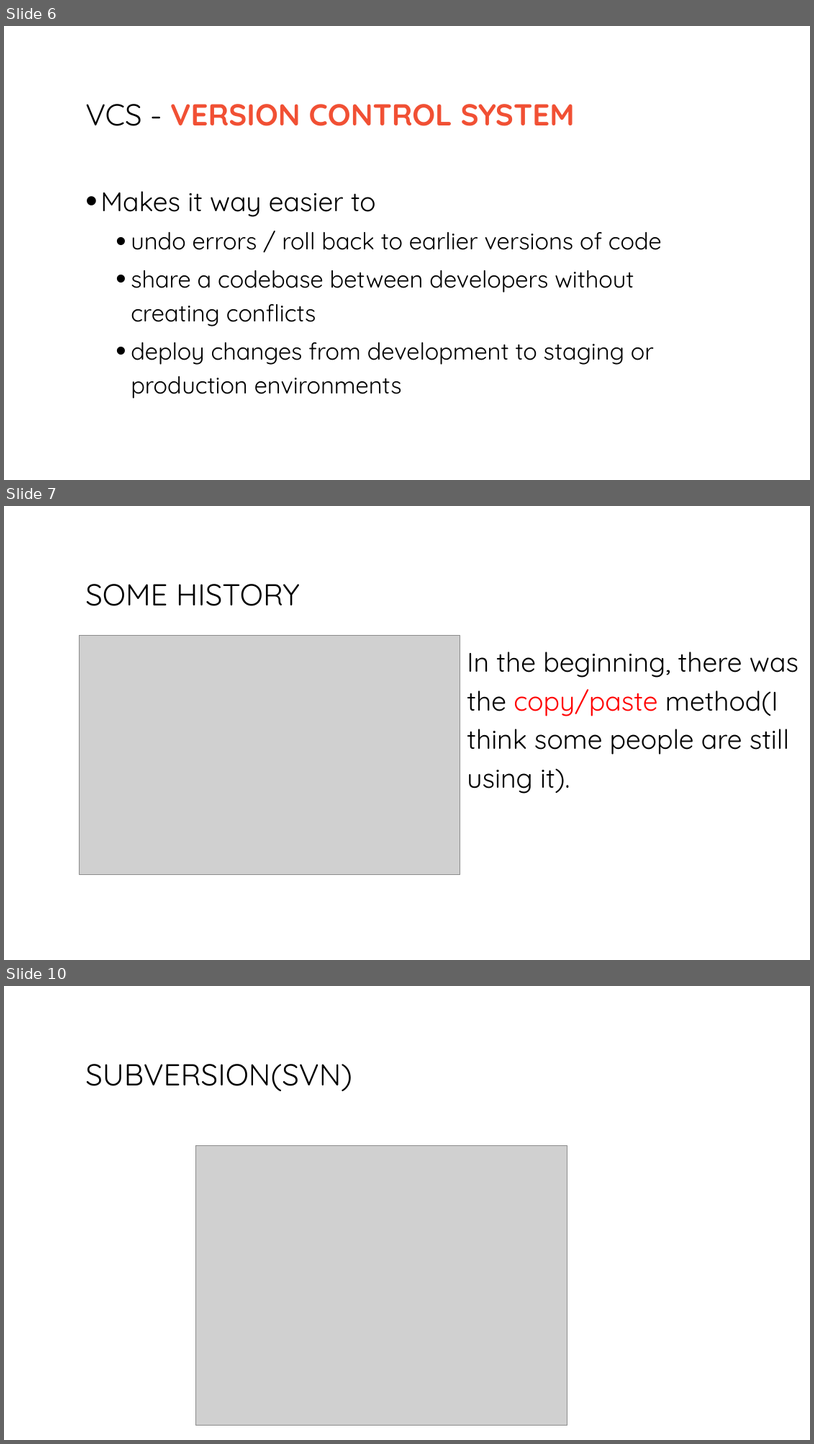
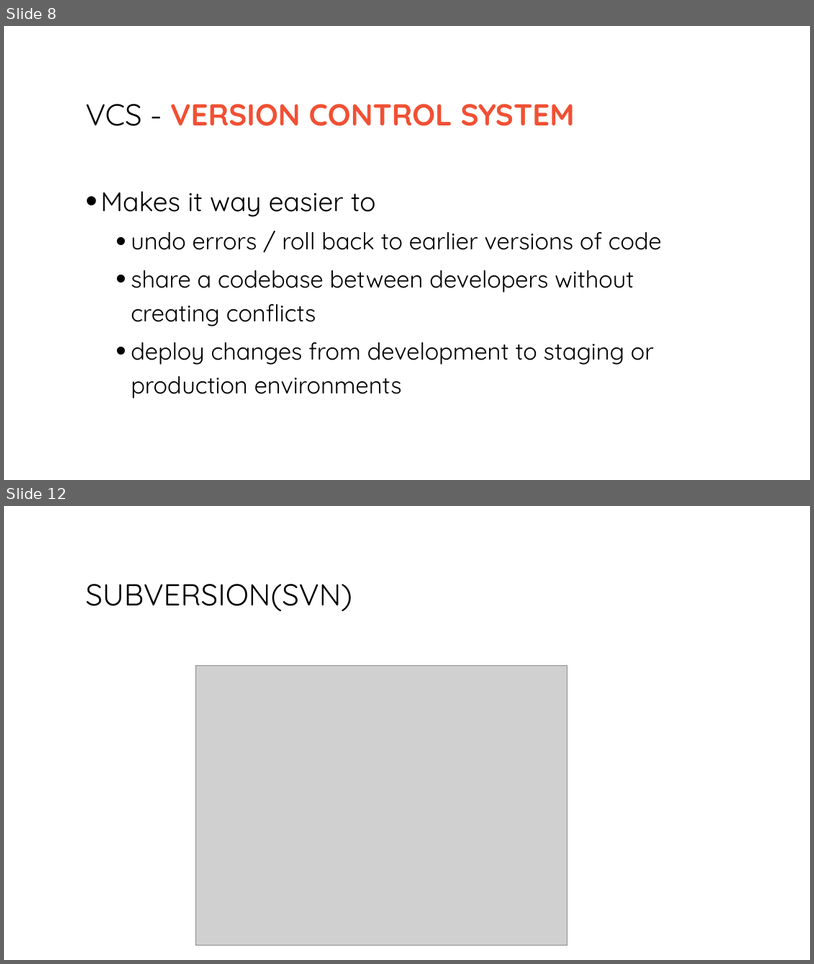
Before and after one commit to bogdanbujdea/git102, a slide deck: Course 1.pptx. Shown one above the other, each under a label of ours: slides 6, 7 and 10 before the commit, slides 8 and 12 after it; the slides between them are not shown. The pictures are 814x1444 and 814x964 pixels, drawn with LibreOffice and Linux fonts; fonts in the diff are those of the drawing; grey boxes stand for pictures. Boxes give left, top, right and bottom in pixels: in the first picture for what was removed or moved away, otherwise in the second. Text is boxed around its words. In the diff, an @@ line names an element or a change of style, - is before the commit and + after.

```diff
--- a/Course 1.pptx
+++ b/Course 1.pptx
@@ slide 7 removed at bbox=[4, 506, 810, 960], background #FFFFFF @@
@@ title removed at bbox=[85, 584, 300, 606] @@
-SOME HISTORY
@@ picture removed at bbox=[80, 636, 460, 875] @@
@@ text removed at bbox=[467, 651, 799, 793] @@
-In the beginning, there was the copy/paste method(I think some people are still using it).
@@ what was slide 6 is now slide 8 @@
@@ what was slide 10 is now slide 12 @@
```
Also in this commit, not shown: 6 slides changed, 5 slides added.
